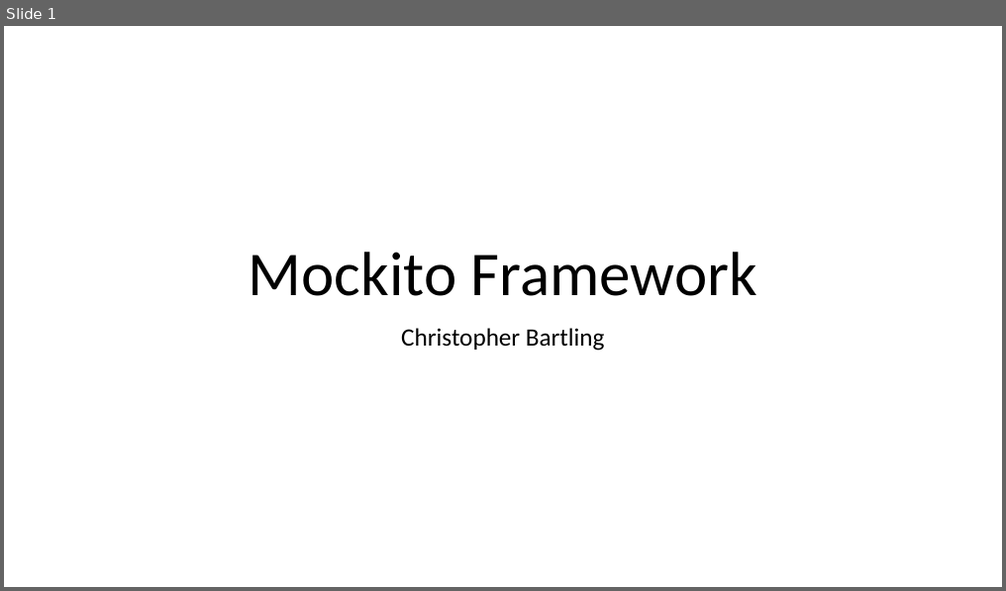
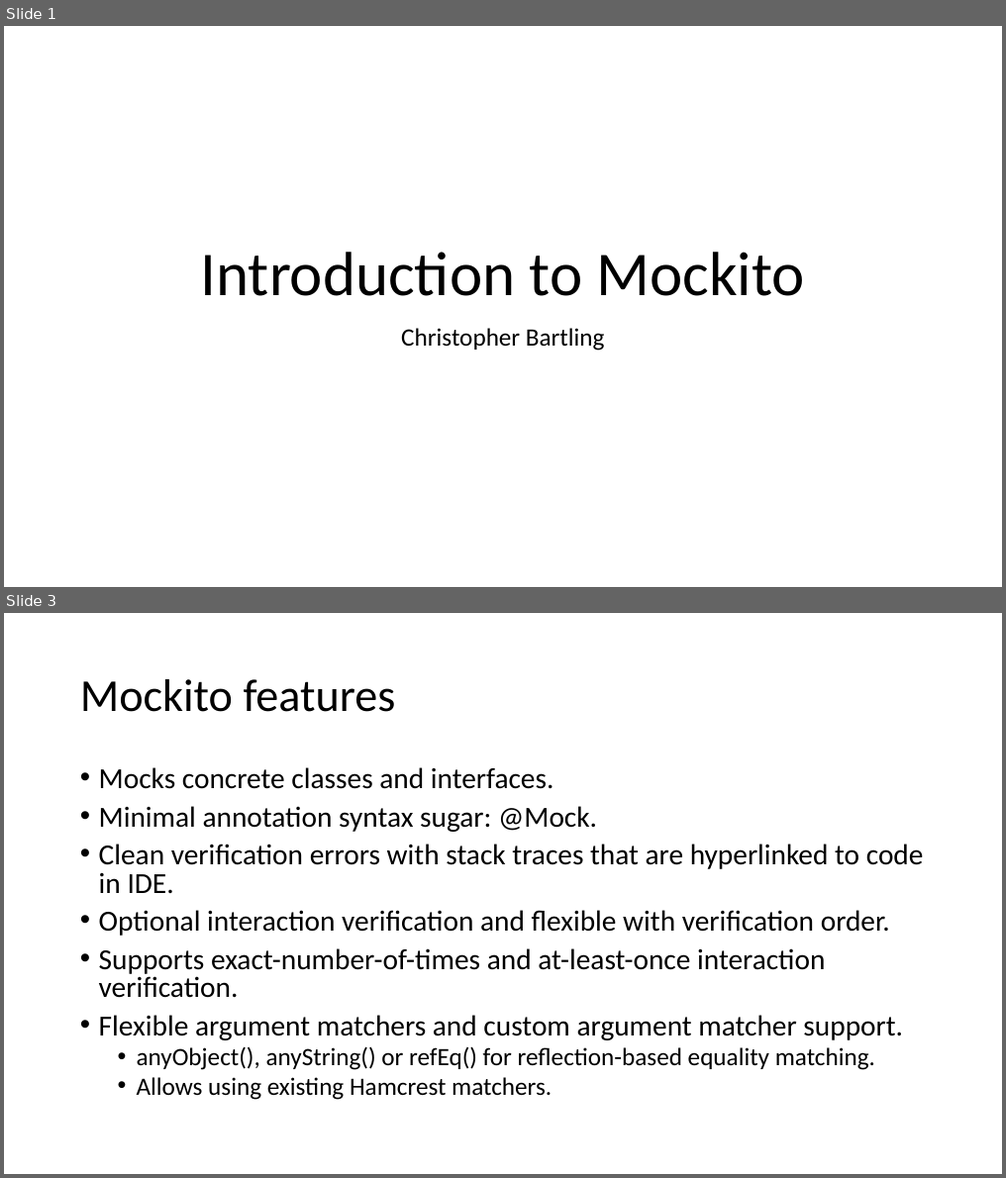
Before and after one commit to cebartling/test-driven, a slide deck: presentations/Introduction to Mockito.pptx. Shown one above the other, each under a label of ours: slide 1 before the commit, slides 1 and 3 after it; the slides between them are not shown. The pictures are 1006x591 and 1006x1178 pixels, drawn with LibreOffice and Linux fonts; fonts in the diff are those of the drawing. Boxes give left, top, right and bottom in pixels: in the first picture for what was removed or moved away, otherwise in the second. Text is boxed around its words. In the diff, an @@ line names an element or a change of style, - is before the commit and + after.

Commit message:
Introduction to Mockito presentation updates

```diff
--- a/presentations/Introduction to Mockito.pptx
+++ b/presentations/Introduction to Mockito.pptx
@@ slide 3 added at (4,613,1002,1174), background #FFFFFF @@
@@ title added at (80,679,396,712), 44 pt, text #000000 @@
+Mockito features
@@ text added at (99,767,924,1100), 28 pt, text #000000 @@
+• Mocks concrete classes and interfaces.
+• Minimal annotation syntax sugar: @Mock.
+• Clean verification errors with stack traces that are hyperlinked to code in IDE.
+• Optional interaction verification and flexible with verification order.
+• Supports exact-number-of-times and at-least-once interaction verification.
+• Flexible argument matchers and custom argument matcher support.
+  • anyObject(), anyString() or refEq() for reflection-based equality matching.
+  • Allows using existing Hamcrest matchers.
@@ slide 1 changed as well @@
@@ title at (201,252,804,296): text changed @@
-Mockito Framework
+Introduction to Mockito
```
Also in this commit, not shown: 2 other slides added, 2 slides removed.
